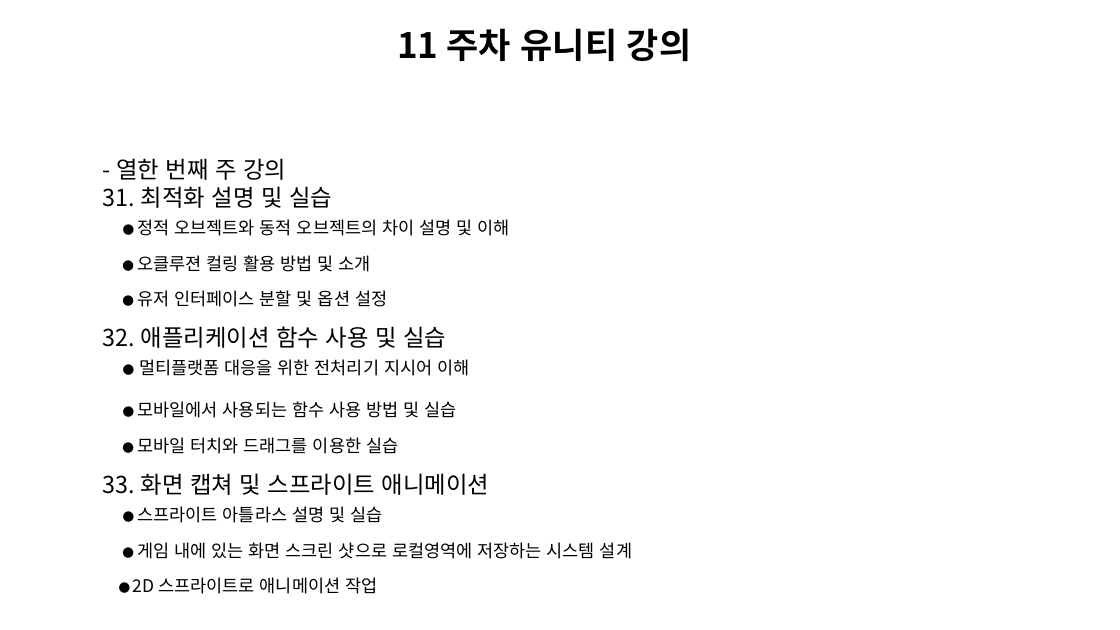
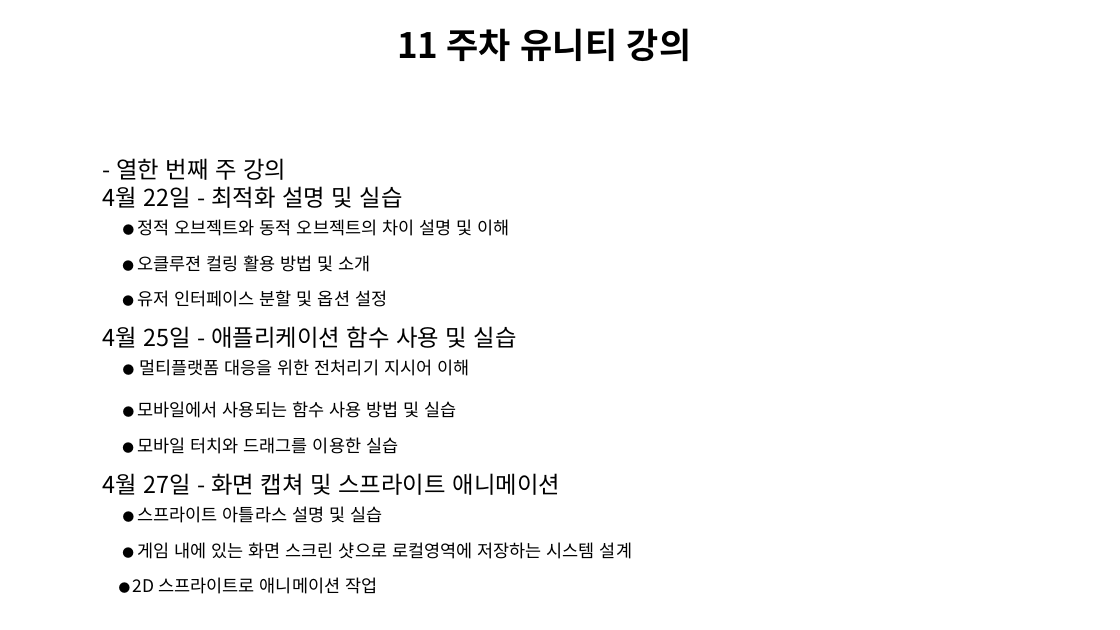
Before and after one commit to Unity2033/3D-UnityEngine, a slide deck: slide 12 of Assets/Curriculum/창신inc유니티 커리큘럼.pptx. Drawn at 1120x630 pixels with LibreOffice and Linux fonts; fonts in the diff are those of the drawing; background and template pictures are left out. Boxes give left, top, right and bottom in pixels: in the first picture for what was removed or moved away, otherwise in the second. Text is boxed around its words. In the diff, an @@ line names an element or a change of style, - is before the commit and + after.

```diff
--- a/Assets/Curriculum/창신inc유니티 커리큘럼.pptx
+++ b/Assets/Curriculum/창신inc유니티 커리큘럼.pptx
@@ text at (103, 186, 403, 208): text changed @@
-31. 최적화 설명 및 실습
+4월 22일 - 최적화 설명 및 실습
@@ text at (103, 326, 517, 348): text changed @@
-32. 애플리케이션 함수 사용 및 실습
+4월 25일 - 애플리케이션 함수 사용 및 실습
@@ text at (103, 473, 559, 523): text changed @@
-33. 화면 캡쳐 및 스프라이트 애니메이션
-● 스프라이트 아틀라스 설명 및 실습
+4월 27일 - 화면 캡쳐 및 스프라이트 애니메이션
+● 스프라이트 아틀라스 설명 및 실습
```
Also in this commit, not shown: 11 other slides changed, 1 slide added, 56 other files.
